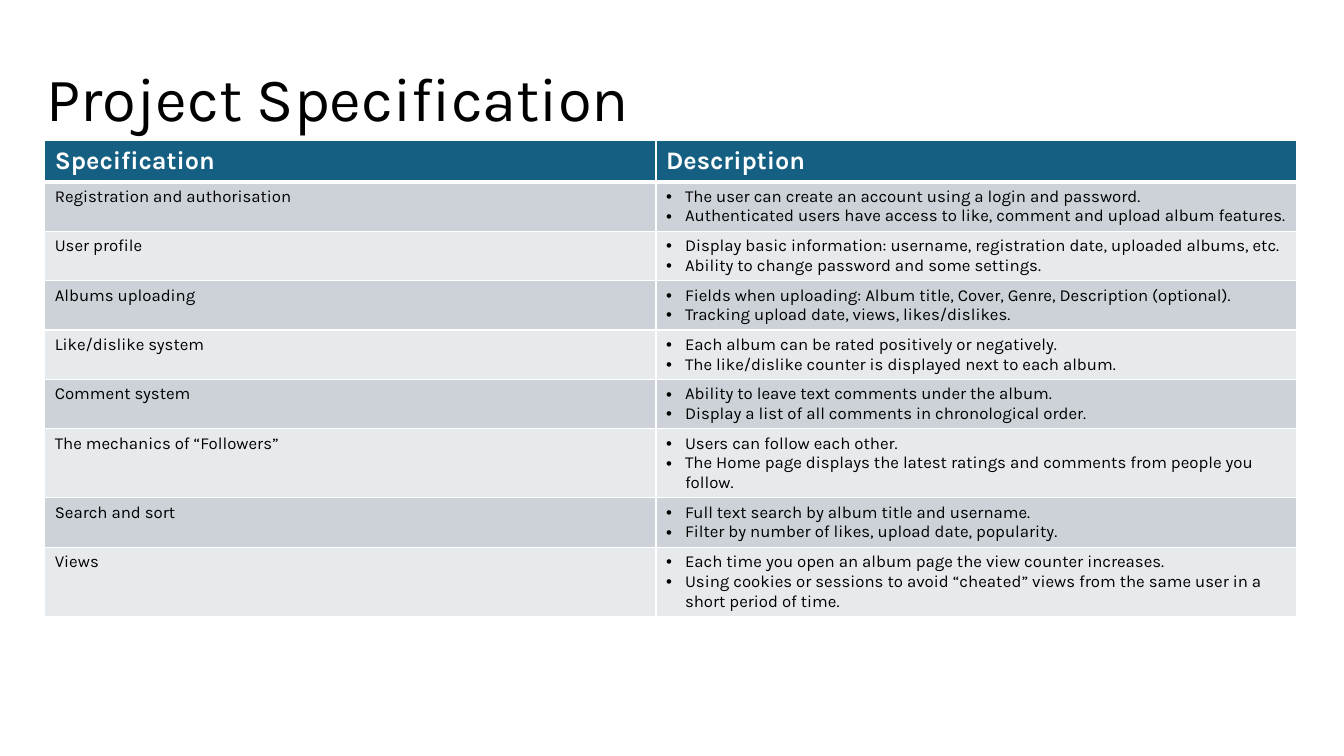
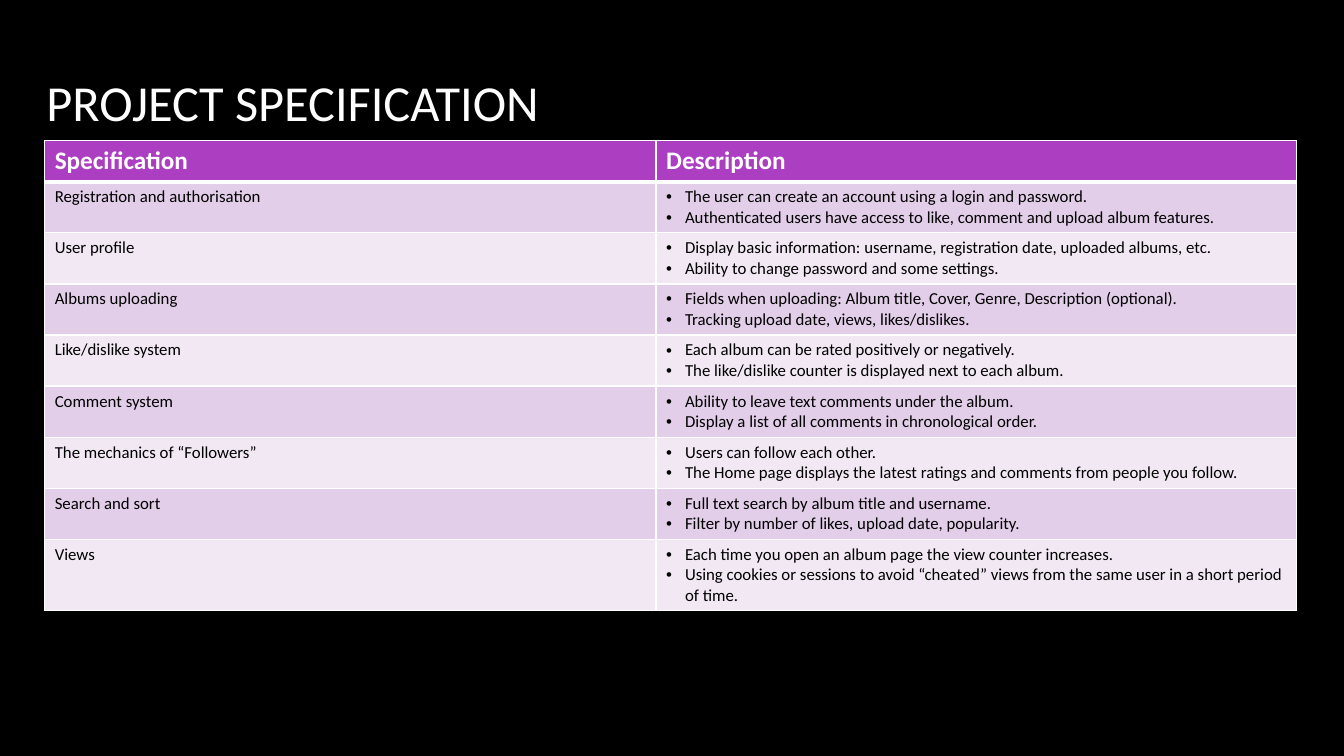
Before and after one commit to MalachyMcGinnity/WAD2GroupProject, a slide deck: slide 4 of WAD2 Group Project Design Spec.pptx. Drawn at 1344x756 pixels with LibreOffice and Linux fonts; fonts in the diff are those of the drawing; background and template pictures are left out. Boxes give left, top, right and bottom in pixels: in the first picture for what was removed or moved away, otherwise in the second. Text is boxed around its words. In the diff, an @@ line names an element or a change of style, - is before the commit and + after.

```diff
--- a/WAD2 Group Project Design Spec.pptx
+++ b/WAD2 Group Project Design Spec.pptx
@@ background #FFFFFF to picture (left out) @@
@@ title at (46, 88, 539, 122): text changed; size 44 to 36 pt; font Karla to Calibri; text colour #000000 to #FFFFFF @@
-Project Specification
+PROJECT SPECIFICATION
@@ table at (44, 141, 1297, 606) @@
@@ fill #156082 to #AC3EC1 in row 1 @@
@@ fill #CCD2D8 to #E3CEE9 in 8 cells @@
@@ fill #E8EAED to #F1E8F4 in 8 cells @@
@@ font Karla to Calibri @@
```
Also in this commit, not shown: 5 other slides changed.
